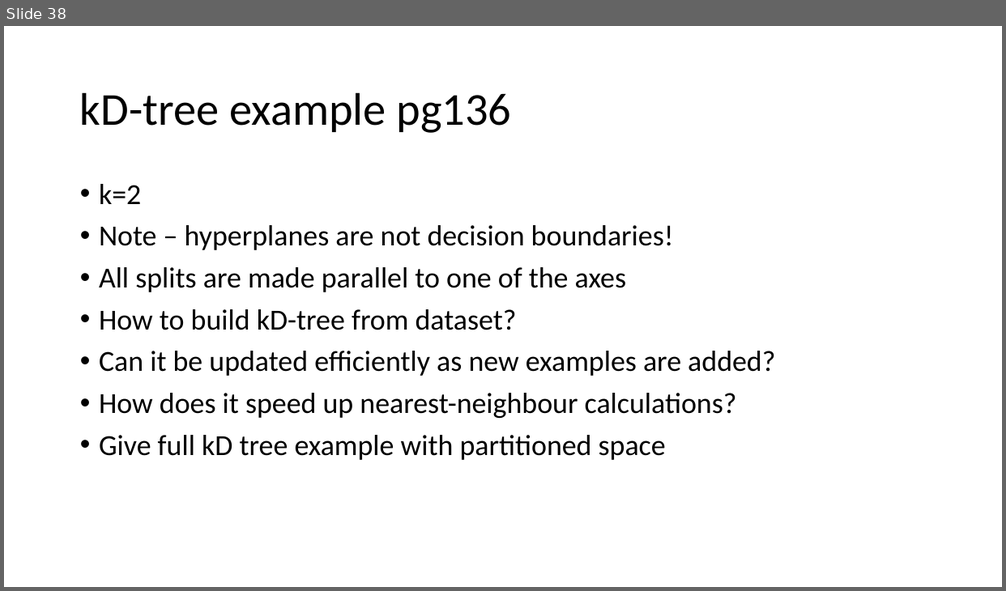
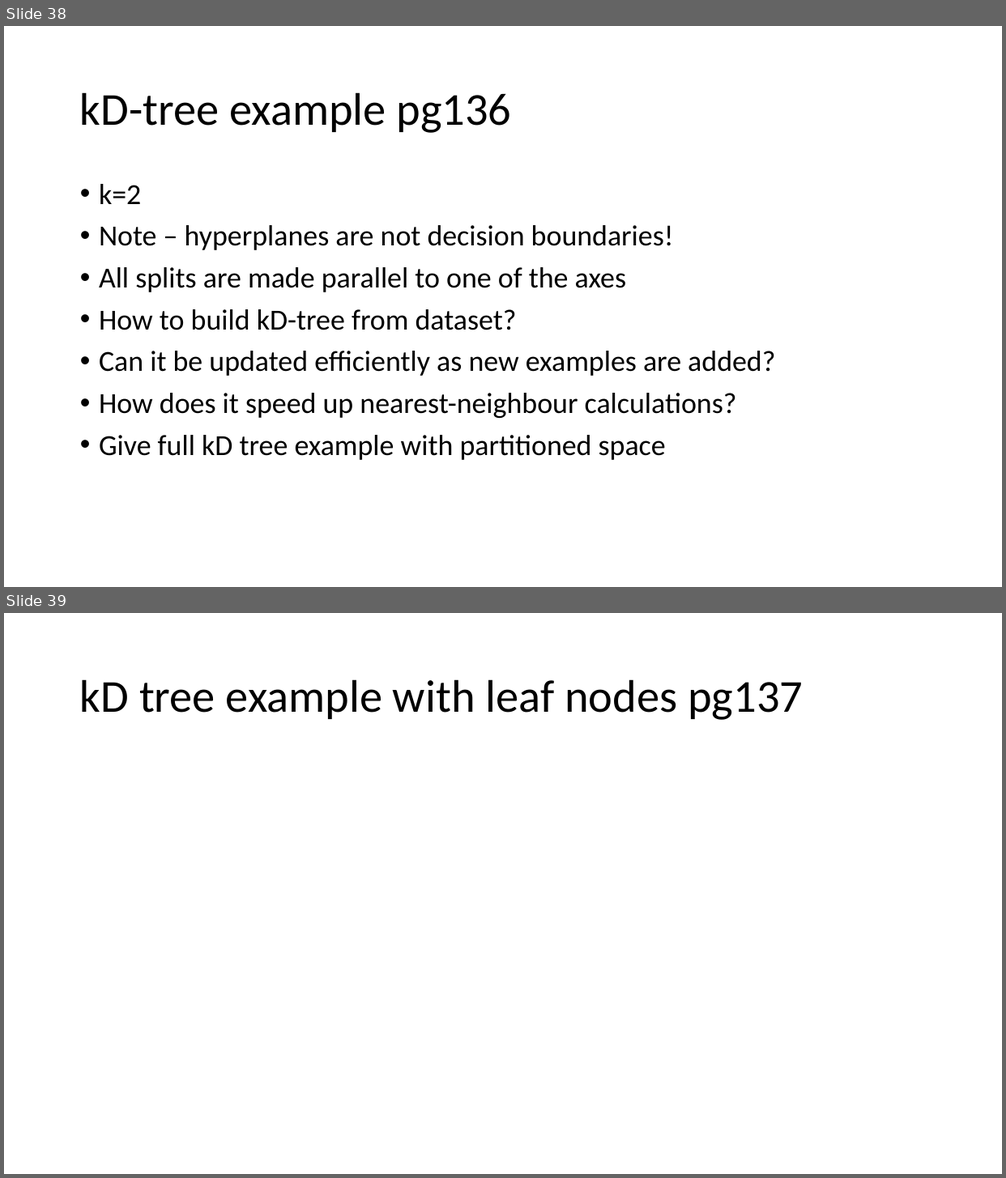
Before and after one commit to russellu/cs405, a slide deck: Lecture_Algorithms.pptx. Shown one above the other, each under a label of ours: slide 38 before the commit, slides 38 and 39 after it. The pictures are 1006x591 and 1006x1178 pixels, drawn with LibreOffice and Linux fonts; fonts in the diff are those of the drawing. Boxes give left, top, right and bottom in pixels: in the first picture for what was removed or moved away, otherwise in the second. Text is boxed around its words. In the diff, an @@ line names an element or a change of style, - is before the commit and + after.

```diff
--- a/Lecture_Algorithms.pptx
+++ b/Lecture_Algorithms.pptx
@@ slide 39 added at (4,613,1002,1174), background #FFFFFF @@
@@ title added at (80,679,803,720), 44 pt, text #000000 @@
+kD tree example with leaf nodes pg137
```
Also in this commit, not shown: 2 slides changed, 16 other slides added.
